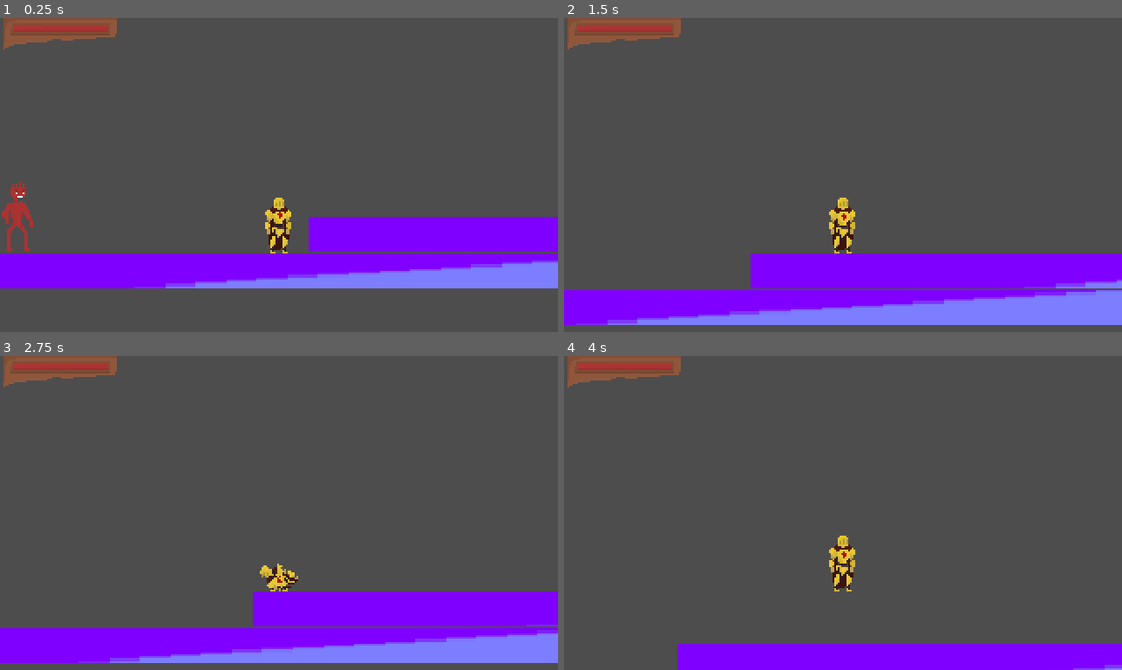
Above: before the commit, frames 1-4 (two rows, left to right).
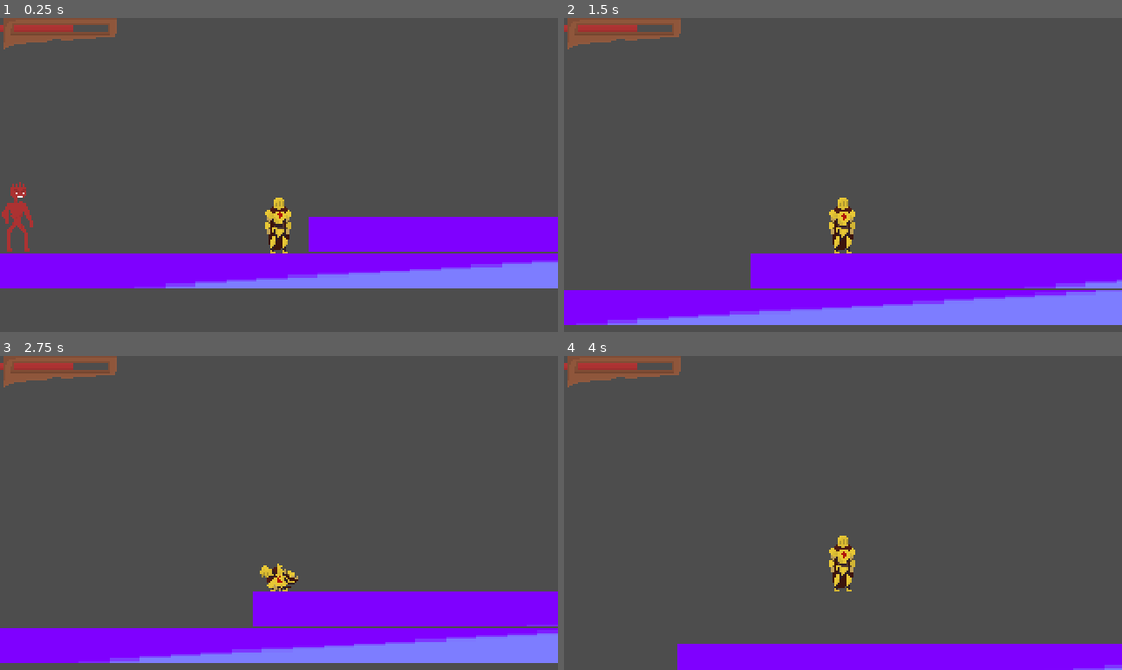
Above: after the commit, the same moments.

Repository: AyeAreEm/ostracised
Game: Godot game, scene res://scenes/node_2d.tscn
Two runs of this game, one before a commit and one after it. Both use one fixed random seed, a clock stepped at 60 frames per second and the inputs below.
Inputs:
- Up to frame 1 (0.25 s): no input
- Up to frame 2 (1.5 s): tap Enter (ui_accept) at 0.5, 0.77 s; hold D (ui_right) from 0.53 s (still down); tap K (dev_take_damage) at 0.6, 1.35 s
- Up to frame 3 (2.75 s): tap Enter (ui_accept) at 1.52 s; release D (ui_right) at 2.03 s; hold A (ui_left) from 2.03 s (still down); hold Shift (sprint) from 2.03 s (still down); tap K (dev_take_damage) at 2.3 s
- Up to frame 4 (4 s): release A (ui_left) at 2.78 s; release Shift (sprint) at 2.78 s; hold D (ui_right) from 2.78 s (still down); tap K (dev_take_damage) at 2.85, 3.6 s; tap Enter (ui_accept) at 3.02, 3.77 s

The runs differ from the first frame. In frame 1, 0.2% of the frame differs, in the area x 0-20%, y 2-5%; in frame 2, 0.2%; in frame 3, 0.2%; in frame 4, 0.2%.

Commit message:
health res sig work, health bar work

Diff:
--- a/player/player.gd
+++ b/player/player.gd
@@ -15,7 +15,11 @@
 
 func _ready():
 	$AnimationSpriteSheet/AnimationPlayer.play("kingsguard_player_idle")
+	player_stats.taken_damage.connect(handle_damage)
 
+func handle_damage(damage):
+	print("this is the remaining health: ", player_stats.health)
+	$Camera2D/HealthBar.offset.x -= damage
 
 func handle_roll():
 		$AnimationSpriteSheet/AnimationPlayer.stop()
@@ -56,12 +60,6 @@
 
 	move_and_slide()
 
-
 func _on_animation_player_animation_finished(anim_name):
 	if anim_name == "roll_animation":
 		$AnimationSpriteSheet/AnimationPlayer.play("kingsguard_player_idle")
-
-
-func _on_stats_taken_damage(damage_done):
-	print("i have taken damage")
-	$Camera2D/HealthBarl.frame_coords.x -= damage_done
--- a/scenes/Enemy_Placeholder.gd
+++ b/scenes/Enemy_Placeholder.gd
@@ -5,4 +5,4 @@
 func _ready():
 	$EnemySprite/AnimationPlayer.play("enemy_idle")
 	player_stats.take_damage(20)
-	print(player_stats.health)
+	print("this is damage done: ", 20)
--- a/scripts/stats.gd
+++ b/scripts/stats.gd
@@ -6,11 +6,6 @@
 @export var health: int = 50
 @export var strength: int = 0
 
-func _physics_process(delta):
-	if Input.is_action_just_pressed("dev_take_damage"):
-		take_damage(1)
-		print(health)
-
 func take_damage(damage_amount: int):
 	health -= damage_amount
 	if health == 0:
